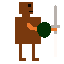
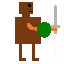
Two versions of the same layered image (64x64). Layer-by-layer changes:
painted on "Background" over left=37, top=22, right=51, bottom=38
